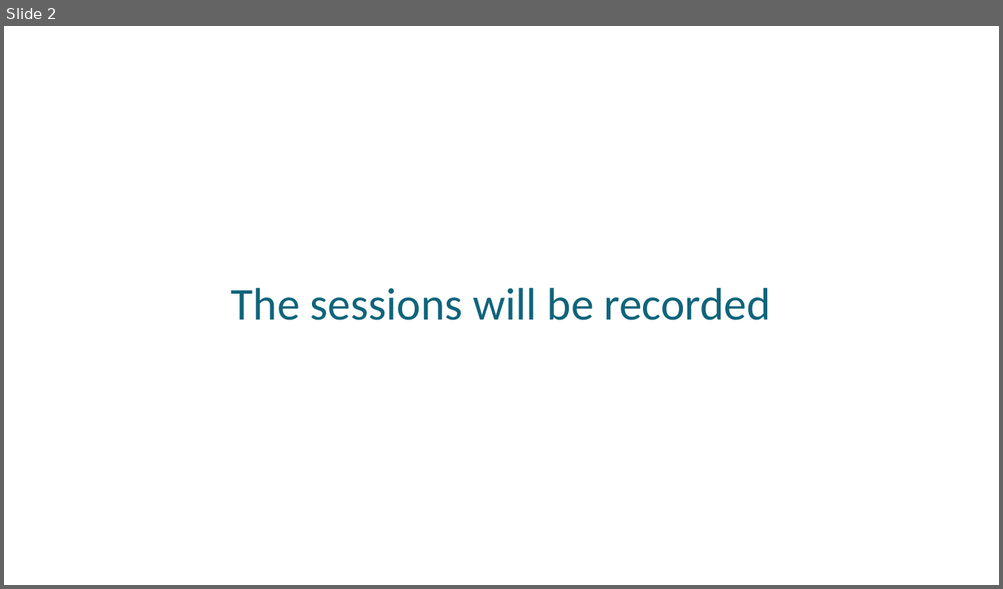
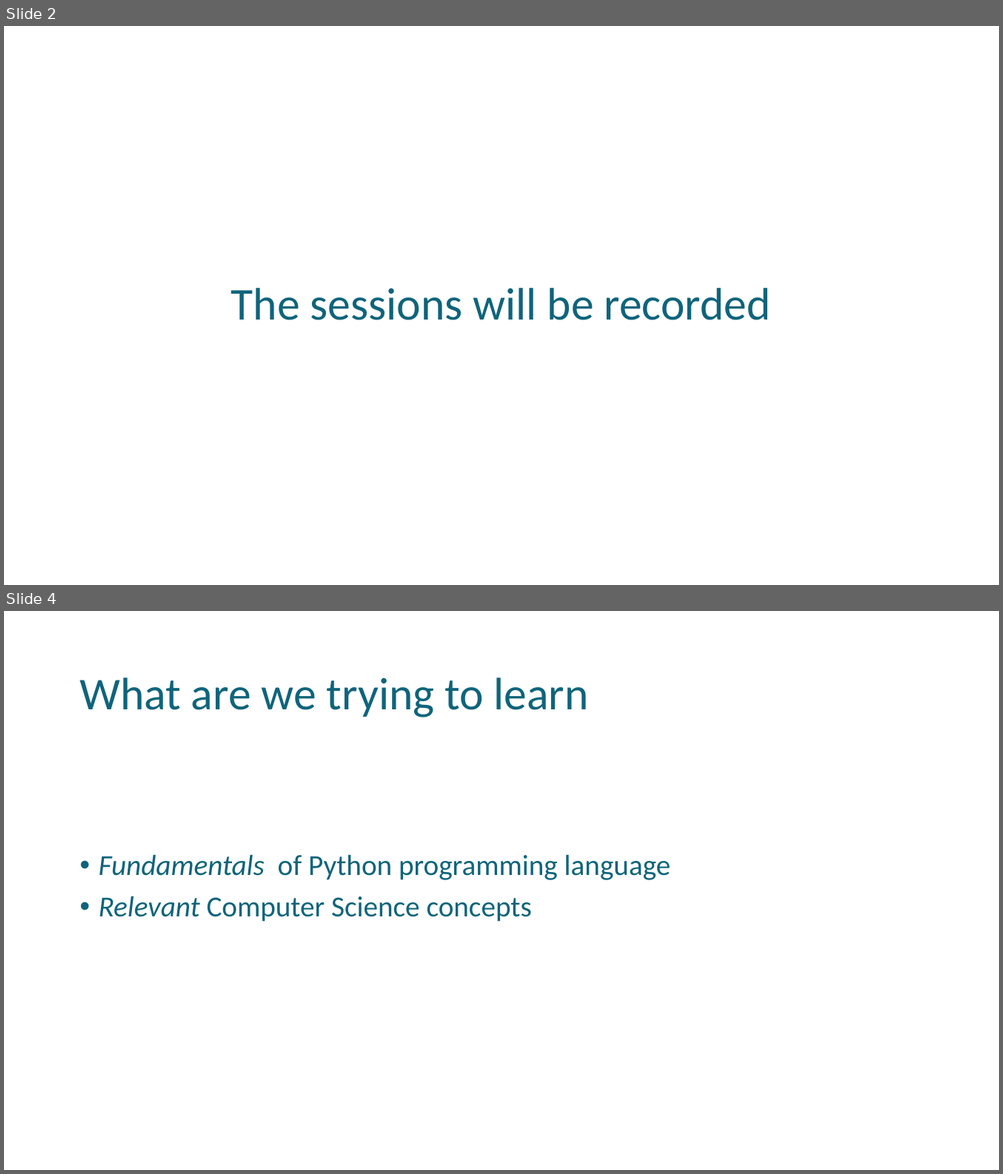
Before and after one commit to uday87j/teach_python, a slide deck: fundamentals/Preamble.pptx. Shown one above the other, each under a label of ours: slide 2 before the commit, slides 2 and 4 after it; the slides between them are not shown. The pictures are 1003x589 and 1003x1174 pixels, drawn with LibreOffice and Linux fonts; fonts in the diff are those of the drawing. Boxes give left, top, right and bottom in pixels: in the first picture for what was removed or moved away, otherwise in the second. Text is boxed around its words. In the diff, an @@ line names an element or a change of style, - is before the commit and + after.

```diff
--- a/fundamentals/Preamble.pptx
+++ b/fundamentals/Preamble.pptx
@@ slide 4 added at bbox=[4, 611, 999, 1170], background #FFFFFF @@
@@ title added at bbox=[79, 678, 589, 718], 44 pt, text #0F647B @@
+What are we trying to learn
@@ text added at bbox=[99, 854, 671, 922], 28 pt, text #0F647B @@
+• Fundamentals of Python programming language
+• Relevant Computer Science concepts
```
Also in this commit, not shown: 3 slides changed, 2 other slides added.
